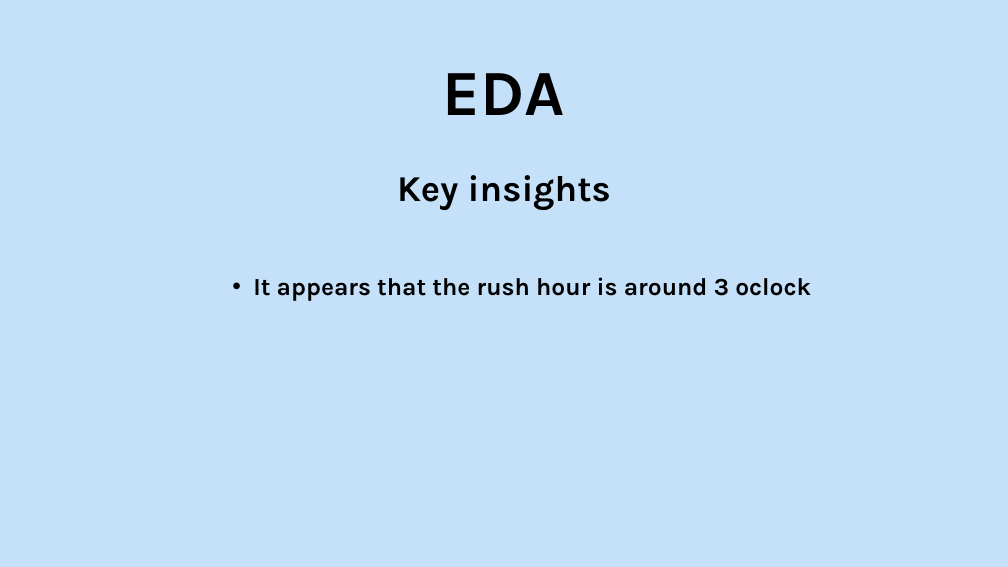
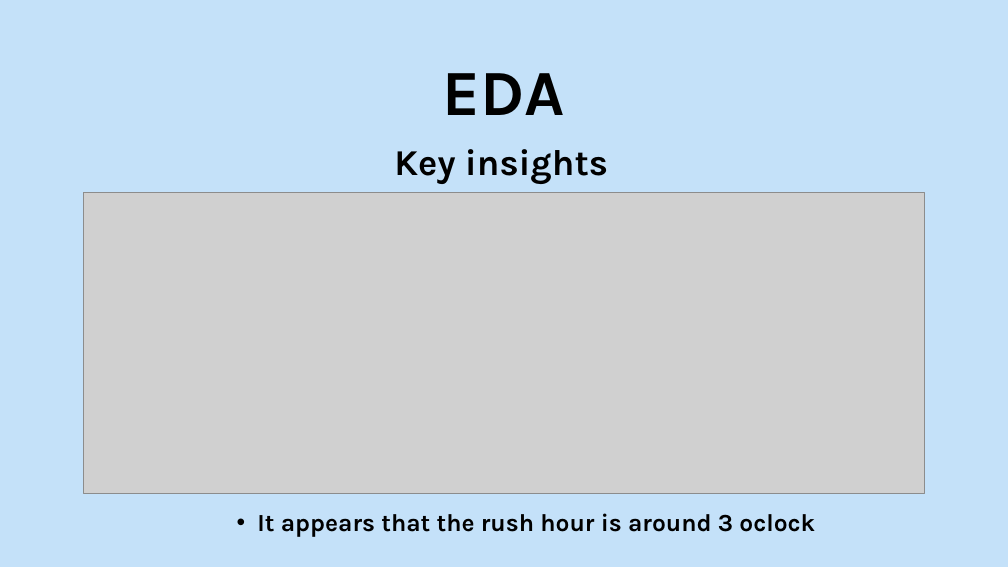
Before and after one commit to hossam246/toqali-Machine_Learning_Internship_winter_2025, a slide deck: slide 24 of Task4/Group 3/EDA_Presentation.pptx (slide 20 before the commit). Drawn at 1008x567 pixels with LibreOffice and Linux fonts; fonts in the diff are those of the drawing; grey boxes stand for pictures. Boxes give left, top, right and bottom in pixels: in the first picture for what was removed or moved away, otherwise in the second. Text is boxed around its words. In the diff, an @@ line names an element or a change of style, - is before the commit and + after.

```diff
--- a/Task4/Group 3/EDA_Presentation.pptx
+++ b/Task4/Group 3/EDA_Presentation.pptx
@@ text "Key insights": place and size @@
-text "Key insights" at <box>397,175,611,210</box>
+text "Key insights" at <box>394,149,608,184</box>
@@ picture added at <box>84,193,924,493</box> @@
@@ text "It appears that the rush ...": place and size @@
-text "It appears that the rush ..." at <box>253,277,811,301</box>
+text "It appears that the rush ..." at <box>257,513,815,537</box>
```
Also in this commit, not shown: 3 other slides changed, 4 slides removed, 2 other files.
